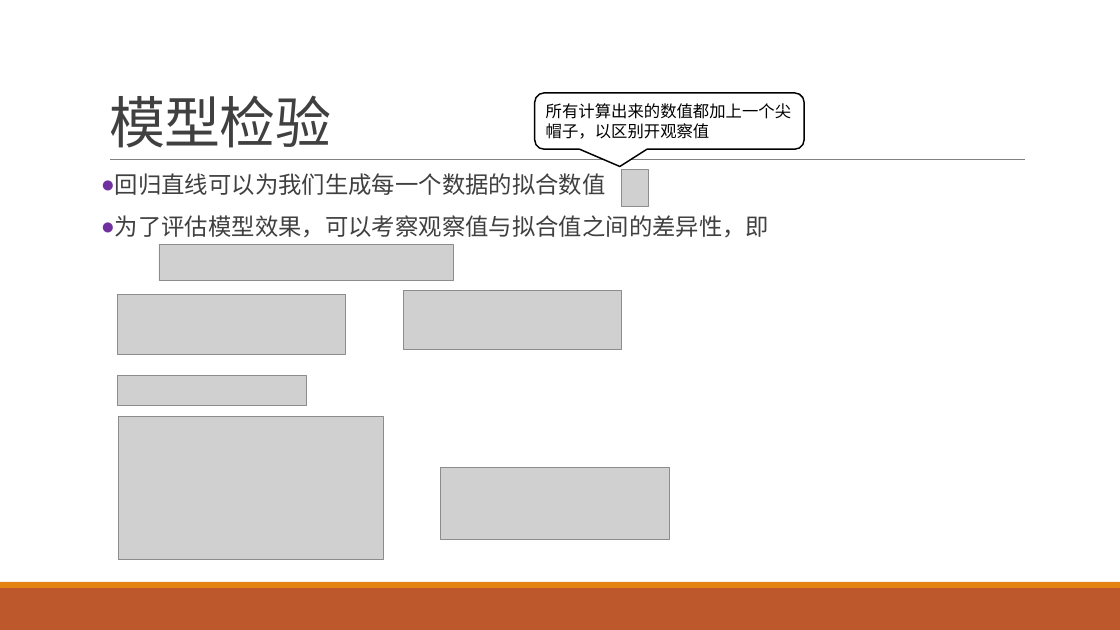
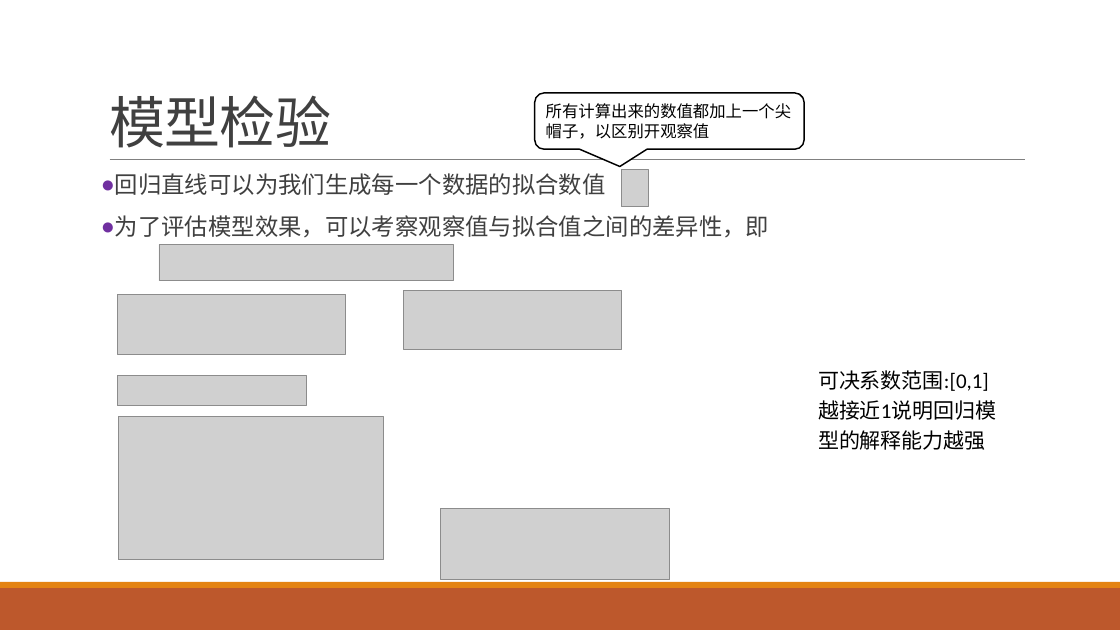
Before and after one commit to exoplanetX/DataAnalytics, a slide deck: slide 9 of 数据分析-7-预测.pptx. Drawn at 1120x630 pixels with LibreOffice and Linux fonts; fonts in the diff are those of the drawing; grey boxes stand for pictures. Boxes give left, top, right and bottom in pixels: in the first picture for what was removed or moved away, otherwise in the second. Text is boxed around its words. In the diff, an @@ line names an element or a change of style, - is before the commit and + after.

```diff
--- a/数据分析-7-预测.pptx
+++ b/数据分析-7-预测.pptx
@@ text added at [818,370,997,420], 18 pt, text #000000 @@
+可决系数范围:[0,1]
+越接近1说明回归模型的解释能力越强
@@ picture: place and size @@
-picture at [441,468,670,539]
+picture at [441,508,670,580]
```
Also in this commit, not shown: 5 other slides changed, 1 slide added, 1 slide removed.
